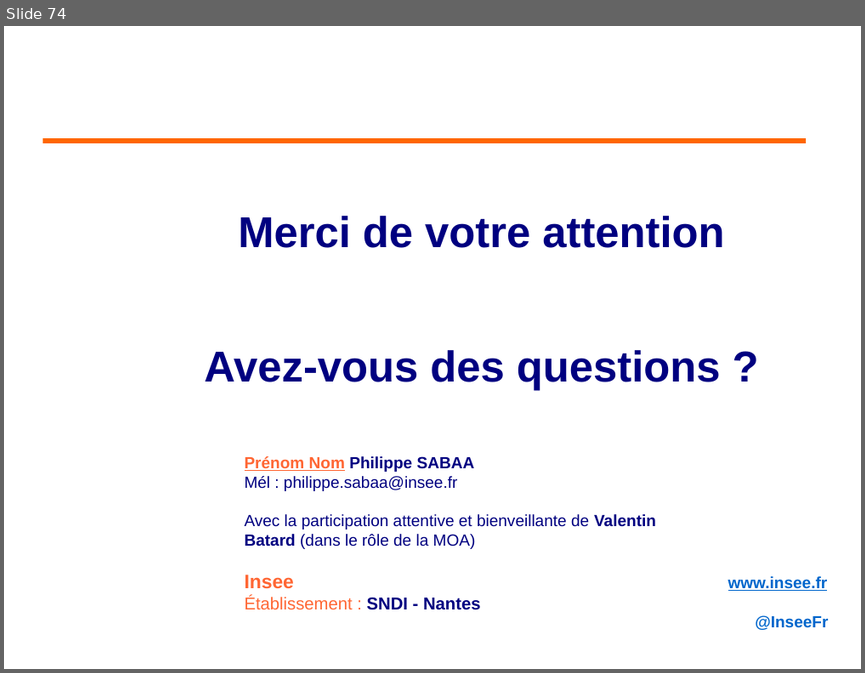
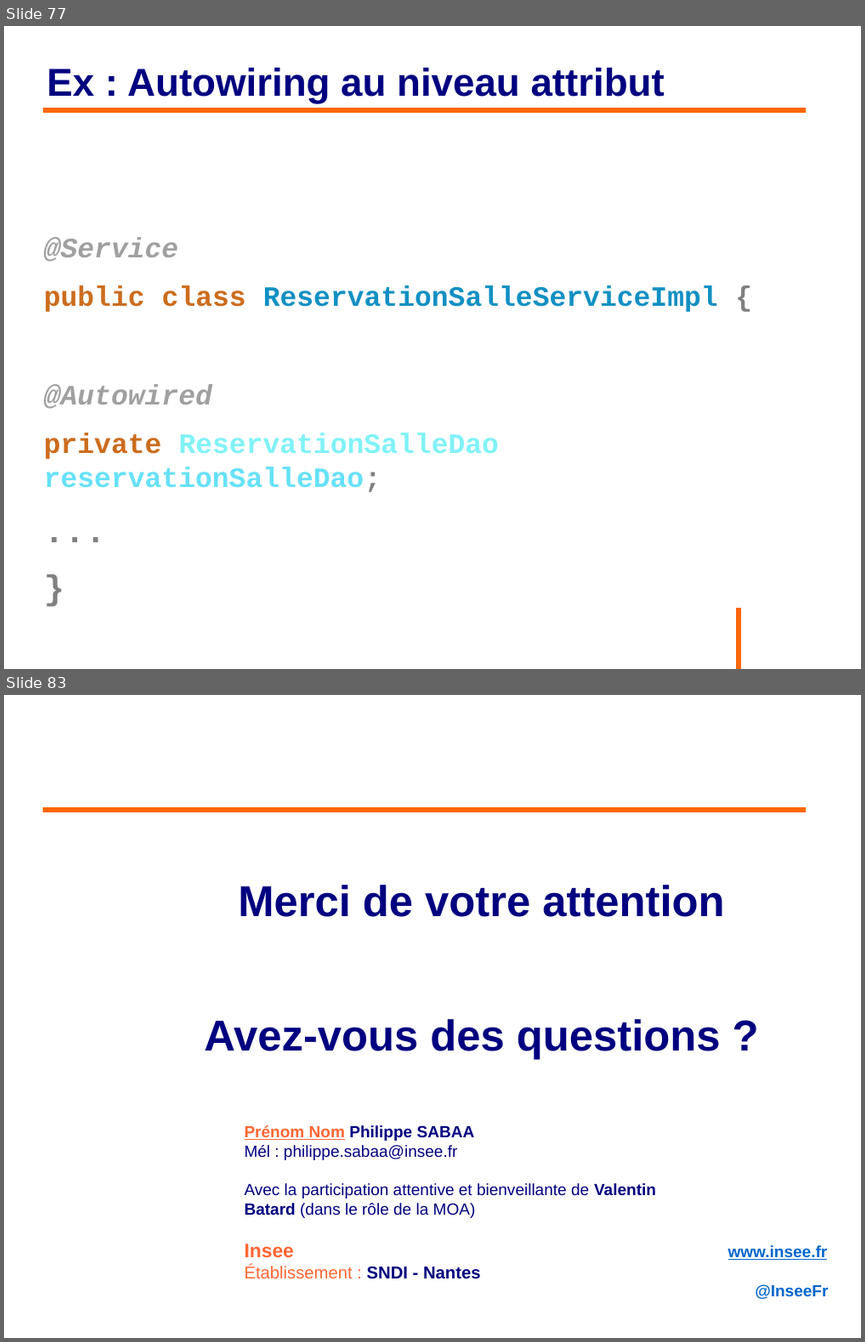
Before and after one commit to philphils/formation-spring, a slide deck: Documentation/diapo_formation_spring.odp. Shown one above the other, each under a label of ours: slide 74 before the commit, slides 77 and 83 after it; the slides between them are not shown. The pictures are 865x673 and 865x1342 pixels, drawn with LibreOffice and Linux fonts; fonts in the diff are those of the drawing; background and template pictures are left out. Boxes give left, top, right and bottom in pixels: in the first picture for what was removed or moved away, otherwise in the second. Text is boxed around its words. In the diff, an @@ line names an element or a change of style, - is before the commit and + after.

```diff
--- a/Documentation/diapo_formation_spring.odp
+++ b/Documentation/diapo_formation_spring.odp
@@ slide 77 added at [4,26,861,669], background #FFFFFF @@
@@ title added at [46,68,664,104], 36 pt, text #000080, bold @@
+Ex : Autowiring au niveau attribut
@@ line added from (43, 110) to (806, 110), #FF6600 4.54 pt @@
@@ text added at [44,237,718,492], 26 pt, text #1290C3, bold @@
+@Service
+public class ReservationSalleServiceImpl {
+@Autowired
+private ReservationSalleDao reservationSalleDao;
+...
+}
@@ line added from (738, 607) to (738, 669), #FF6600 4.54 pt @@
@@ what was slide 74 is now slide 83 @@
```
Also in this commit, not shown: 1 slide changed, 9 other slides added, 1 slide removed.
